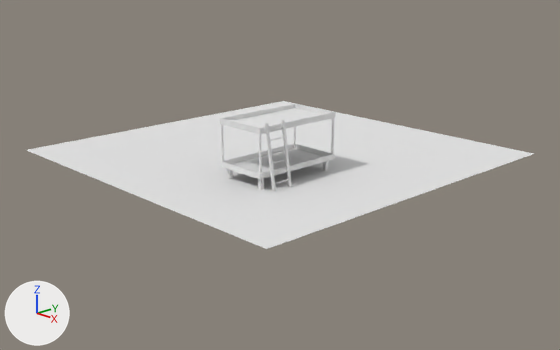
The Blender file Prototypes/Bett/bett.blend as it was, and as the next commit left it.
The view is the same before and after, from a 50 mm camera at (37.5, -35.4, 15.6) aimed at (-3.4, 3.4, -1.5). The axes (+X, +Y, +Z) are drawn at lower left. The lights are the same throughout.

The older version as bpy lines, for what is in view:
```python
me_cube = bpy.data.meshes.new('Cube')
me_cube.from_pydata(...)  # 180 vertices, 140 faces, 13 loose edges; spans x -2.0..2.0, y -3.5..3.5, z -1.0..3.2
me_cube.materials.append(mat_wood_bed)  # its picture is missing
me_cube_001 = bpy.data.meshes.new('Cube.001')
me_cube_001.from_pydata(...)  # 106 vertices, 94 faces; spans x -0.82..0.82, y -0.06..0.05, z -2.2..2.2
me_cube_001.materials.append(mat_wood_bed)  # its picture is missing
me_plane = bpy.data.meshes.new('Plane')
me_plane.from_pydata([(-1.0, -1.0, 0.0), (1.0, -1.0, 0.0), (-1.0, 1.0, 0.0), (1.0, 1.0, 0.0)], [], [(0, 1, 3, 2)])
me_plane.materials.append(mat_boden)  # its picture is missing
ob_bett = bpy.data.objects.new('Bett', me_cube)
ob_bett.location = (0.0, 0.0, 1.0)
ob_leiter = bpy.data.objects.new('Leiter', me_cube_001)
ob_leiter.location = (2.33, -2.2, 2.25)
ob_leiter.rotation_euler = (0.16, 0.0, -1.571)  # degrees (9.2, 0, -90)
ob_plane = bpy.data.objects.new('Plane', me_plane)
ob_plane.location = (-4.36, 4.03, 0.0)
ob_plane.scale = (13.8, 13.8, 13.8)
```
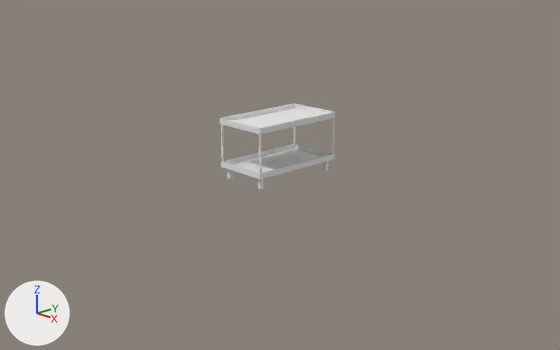
What differs and where, as boxes (x1, y1, x2, y2) in the pictures (560 x 350 px):
'Plane', hidden
    before: (27, 101, 534, 249)
'Leiter', hidden
    before: (265, 120, 292, 191)

Patch to the scene script:
```diff
--- a/Prototypes/Bett/bett.blend.py
+++ b/Prototypes/Bett/bett.blend.py
@@ ob_plane @@
 ob_plane.scale = (13.8, 13.8, 13.8)
+ob_plane.hide_viewport = True
@@ ob_leiter @@
 ob_leiter.rotation_euler = (0.16, 0.0, -1.571)  # degrees (9.2, 0, -90)
+ob_leiter.hide_viewport = True
```
